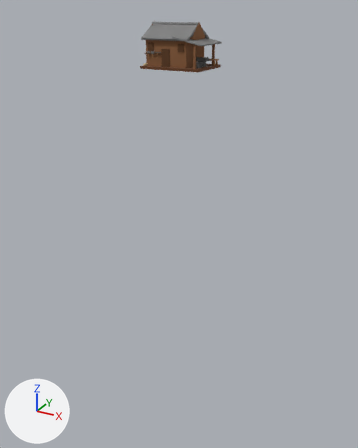
An edit to the glTF model public/models/buildings/toolmaker_workshop.glb, drawn before and after from the same camera.
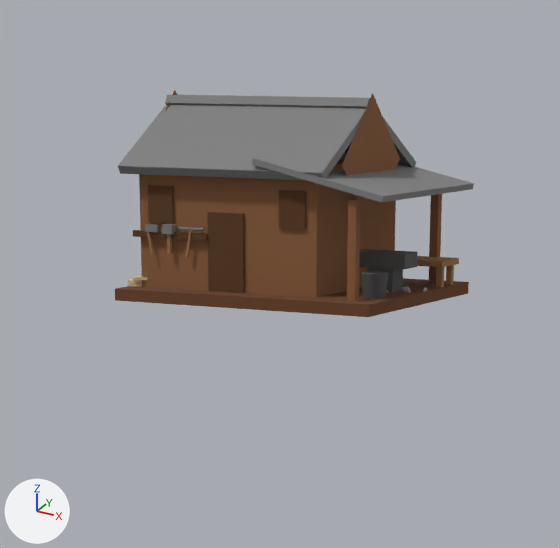
The first picture shows the older version from a 50 mm camera at (19.4, -35.6, 4.4) aimed at (-1.0, 1.4, -14.1). The close-ups show the older and then the newer version on the part from 32% to 68% of the width and 0% to 28% of the height of that picture. Only the edits that show in the close-ups are written down. The lights are fixed; the arrows at lower left show +X, +Y and +Z. Where no turn or scale is listed for an object, it has been applied to the vertices.

The scene before the commit, as lines of its bpy script (objects in view):
```python
ob_anviltop = bpy.data.objects.new('AnvilTop', me_mesh_13)
ob_anviltop.location = (1.8, 0.0, 0.73)
ob_awningpostfront = bpy.data.objects.new('AwningPostFront', me_mesh_9)
ob_awningpostfront.location = (2.0, -1.6, 0.9)
ob_foundation = bpy.data.objects.new('Foundation', me_mesh_0)
ob_foundation.location = (0.0, 0.0, 0.1)
ob_plank1 = bpy.data.objects.new('Plank1', me_mesh_27)
ob_plank1.location = (-2.0, -1.2, 0.22)
ob_plank2 = bpy.data.objects.new('Plank2', me_mesh_28)
ob_plank2.location = (-2.0, -1.2, 0.28)
ob_plank3 = bpy.data.objects.new('Plank3', me_mesh_29)
ob_plank3.location = (-1.9, -1.2, 0.34)
ob_roofcapright = bpy.data.objects.new('RoofCapRight', me_mesh_4)
ob_roofcapright.location = (1.46, 0.0, 2.3)
ob_waterbucket = bpy.data.objects.new('WaterBucket', me_mesh_14)
ob_waterbucket.location = (2.1, -1.0, 0.4)
ob_wbleg2 = bpy.data.objects.new('WBLeg2', me_mesh_18)
ob_wbleg2.location = (2.4, 1.0, 0.3)
# also in view: 'WindowLeft' at (-1.8, -1.5, 1.6); 'WindowRight' at (0.8, -1.5, 1.6); 'WorkshopMainBody' at (-0.5, 0.0, 1.2); 'RoofFront' at (-0.5, -0.8, 2.7); 'AwningPostBack' at (2.0, 1.6, 0.9)
```
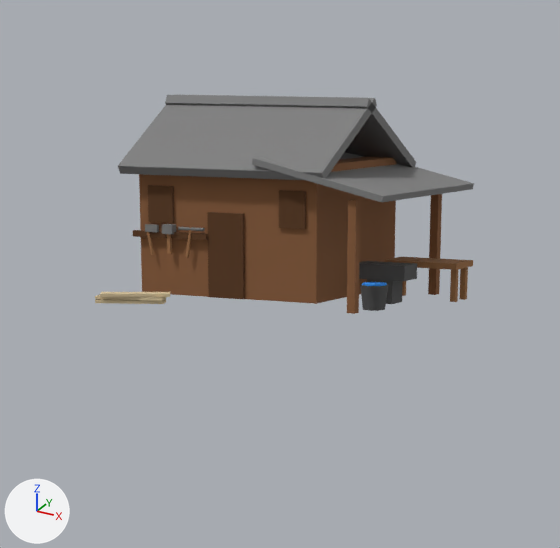
Changed parts and their boxes [x1, y1, x2, y2] in the close-ups (560 x 548 px):
```json
{"object": "Foundation", "change": "deleted", "before": [115, 278, 469, 317], "on screen": "brown"}
{"object": "RoofCapRight", "change": "deleted", "before": [342, 93, 400, 229], "on screen": "brown"}
{"object": "AnvilTop", "change": "moved", "before": [359, 249, 418, 269], "after": [359, 261, 417, 281]}
{"object": "WaterBucket", "change": "moved", "before": [361, 271, 389, 299], "after": [360, 284, 388, 311]}
{"object": "WorkbenchTop", "change": "moved", "before": [417, 256, 459, 267], "after": [384, 257, 473, 270]}
{"object": "Plank3", "change": "moved", "before": [133, 276, 147, 280], "after": [100, 292, 170, 297]}
{"object": "WBLeg2", "change": "moved", "before": [436, 267, 444, 287], "after": [450, 269, 459, 302]}
{"object": "WBLeg4", "change": "moved", "before": [446, 265, 454, 285], "after": [459, 267, 468, 300]}
{"object": "Plank1", "change": "moved", "before": [128, 283, 142, 287], "after": [95, 299, 166, 304]}
{"object": "Plank2", "change": "moved", "before": [128, 278, 142, 283], "after": [95, 294, 166, 301]}
```

Edits to the scene script, one JSON object a line:
```json
{"op": "remove", "block": "ob_foundation", "code": ["ob_foundation = bpy.data.objects.new('Foundation', me_mesh_0)", "ob_foundation.location = (0.0, 0.0, 0.1)"]}
{"op": "remove", "block": "ob_roofcapright", "code": ["ob_roofcapright = bpy.data.objects.new('RoofCapRight', me_mesh_4)", "ob_roofcapright.location = (1.46, 0.0, 2.3)"]}
{"op": "set", "path": "ob_anviltop.location", "old": "(1.8, 0.0, 0.73)", "new": "(1.8, 0.0, 0.53)"}
{"op": "set", "path": "ob_waterbucket.location", "old": "(2.1, -1.0, 0.4)", "new": "(2.1, -1.0, 0.2)"}
{"op": "set", "path": "ob_workbenchtop.location", "old": "(1.8, 1.2, 0.6)", "new": "(2.19, 0.94, 0.6)"}
{"op": "set", "path": "ob_wbleg2.location", "old": "(2.4, 1.0, 0.3)", "new": "(2.79, 0.74, 0.3)"}
{"op": "set", "path": "ob_wbleg4.location", "old": "(2.4, 1.4, 0.3)", "new": "(2.79, 1.14, 0.3)"}
{"op": "set", "path": "ob_plank1.location", "old": "(-2.0, -1.2, 0.22)", "new": "(-2.0, -2.27, 0.04)"}
{"op": "set", "path": "ob_plank2.location", "old": "(-2.0, -1.2, 0.28)", "new": "(-2.0, -2.27, 0.1)"}
{"op": "set", "path": "ob_plank3.location", "old": "(-1.9, -1.2, 0.34)", "new": "(-1.9, -2.27, 0.16)"}
```
